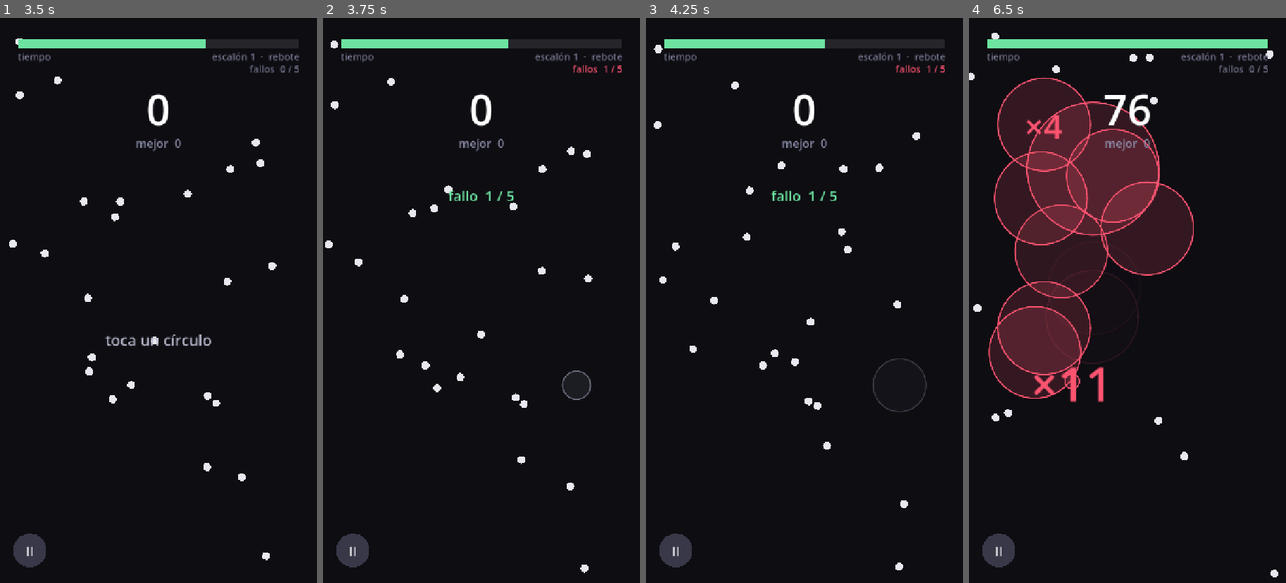
Above: before the commit, frames 1-4 (left to right).
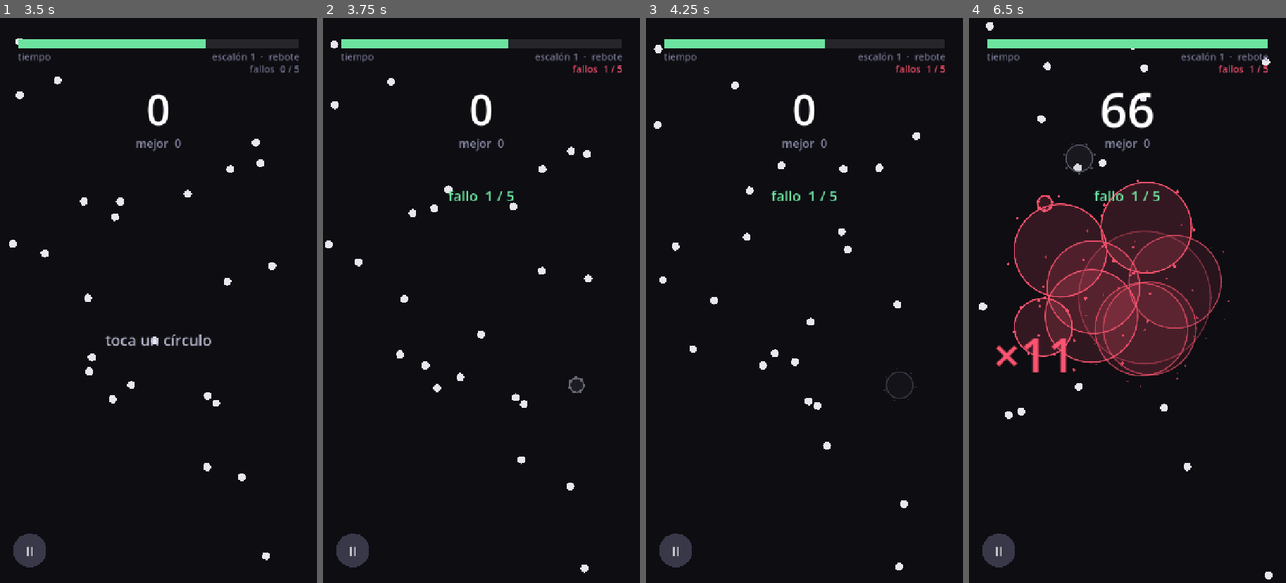
Above: after the commit, the same moments.

Repository: DanyDanny7/yesca
Game: Godot game, scene res://main.tscn
Same seed, same stepped clock (60 frames per second), same inputs: the game is played once before the commit and once after it.
Inputs (mouse positions are in pixels of both pictures, inside the frame that each line leads up to):
- Up to frame 1 (3.5 s): move the mouse to (228, 272) at 0.52 s; click (228, 272) at 0.67 s; move the mouse to (95, 328) at 1.27 s; click (95, 328) at 1.42 s; move the mouse to (190, 176) at 2.02 s; click (190, 176) at 2.17 s; move the mouse to (142, 413) at 2.77 s; click (142, 413) at 2.92 s
- Up to frame 2 (3.75 s): move the mouse to (576, 385) at 3.52 s; click (576, 385) at 3.67 s
- Up to frame 3 (4.25 s): no input
- Up to frame 4 (6.5 s): move the mouse to (1032, 215) at 4.27 s; click (1032, 215) at 4.42 s; move the mouse to (1143, 300) at 5.02 s; click (1143, 300) at 5.17 s; move the mouse to (1079, 159) at 5.77 s; click (1079, 159) at 5.92 s

Frame 1 is identical in both runs. In frame 2, 0.1% of the frame differs, in the area x 75-85%, y 62-68%; in frame 3, 0.2%; in frame 4, 27%, in the area x 0-98%, y 0-100%.

Commit message:
Game feel: hit stop, sacudida, esquirlas, sonido y vibración
Y el área de toque a la mitad (60 a 30 px) por feedback jugando en el teléfono:
a 60 se acertaba sin mirar. Sigue siendo mayor que el círculo pero ya exige
apuntar. El simulador no puede medir esto, porque su jugador apunta perfecto.

Tres errores que cazó medirlo:

El hit stop no existía. 0.010s por eslabón es menos de un frame a 60 fps, así
que se consumía antes de dibujar nada: el test lo pilló congelando 0 frames.
Con 0.035s congela 6, que es el rango habitual de 2 a 4 frames por impacto.

El hit stop regalaba tiempo. Congelaba también el desagüe, así que cada cascada
larga era tiempo gratis y la supervivencia del descuidado subía de 98s a 135s
solo por añadir el efecto. Un recurso visual no debe repartir tiempo de juego.

La sacudida rompía la puntería. El campo se desplaza hasta 20px pero el tap se
comparaba contra las posiciones sin desplazar, así que en plena cascada fallabas
taps que visualmente eran buenos. Con la tolerancia a 30px habría sido muy
visible.

Los cuatro efectos de sonido se generan por síntesis con tools/generar_audio.py
y quedan versionados como código en vez de como binarios opacos. Ocho voces por
turnos, porque con una sola cada eslabón cortaría al anterior y la cascada
sonaría a un clic en vez de a una ráfaga. El tono sube con cada eslabón.

Tras cerrar la fuga: descuidado ~86s y ~252 puntos, bueno al tope de 150s con
~2424. Separación 9.6x.

Co-Authored-By: Claude Opus 5 (1M context) <noreply@anthropic.com>

Diff:
--- a/scripts/explosion.gd
+++ b/scripts/explosion.gd
@@ -12,6 +12,10 @@
 
 const COLOR_ACTIVA := Color("ff5470")
 const COLOR_FALLO := Color("6a6a7a")
+## Esquirlas que salen despedidas. Se dibujan dentro de la propia detonación en
+## vez de como nodos aparte: son siete círculos, no merecen un sistema de
+## partículas ni la basura de nodos que traería en cada eslabón de una cascada.
+const ESQUIRLAS := 7
 
 @export var max_radius: float = 90.0
 @export var grow_time: float = 0.3
@@ -32,6 +36,13 @@
 var finished: bool = false
 
 var _t: float = 0.0
+## Desfase propio: sin esto todas las detonaciones lanzarían las esquirlas en
+## los mismos ángulos y la pantalla se vería como un patrón repetido.
+var _semilla: float = 0.0
+
+
+func _ready() -> void:
+	_semilla = randf() * TAU
 
 
 func _process(delta: float) -> void:
@@ -61,3 +72,10 @@
 
 	draw_circle(Vector2.ZERO, radius, Color(color, 0.16 * fade))
 	draw_arc(Vector2.ZERO, radius, 0.0, TAU, 64, Color(color, fade), 3.0, true)
+
+	# Las esquirlas adelantan al anillo y se encogen: dan la lectura de que algo
+	# ha salido despedido, no solo de que un círculo ha crecido.
+	var avance := radius * (1.0 + 0.28 * (_t / (grow_time + hold_time + decay_time)))
+	for i in ESQUIRLAS:
+		var ang := _semilla + TAU * float(i) / float(ESQUIRLAS)
+		draw_circle(Vector2.from_angle(ang) * avance, 3.5 * fade, Color(color, fade * 0.9))
--- a/scripts/main.gd
+++ b/scripts/main.gd
@@ -35,6 +35,26 @@
 
 ## Movimiento con el que probar, ignorando el del nivel. Es la palanca para
 ## cachear biomas en vivo desde el inspector con el juego corriendo.
+## El game feel no es maquillaje: es donde vive lo pegajoso. Dos juegos con la
+## misma mecánica, uno adictivo y otro muerto, se diferencian solo aquí.
+@export_group("Game feel")
+## Sacudida que añade cada eslabón, y tope para que una cascada larga no
+## convierta la pantalla en una batidora.
+@export var shake_por_eslabon: float = 3.0
+@export var shake_max: float = 20.0
+@export var shake_amortiguacion: float = 9.0
+## Congelación en el impacto, en segundos. Es lo que se lee como "golpe": sin
+## ella la cascada se ve fluida y blanda.
+##
+## El valor tiene un suelo que no es negociable: por debajo de un frame no
+## existe. La primera versión usaba 0.010 s, que a 60 fps es menos de un frame
+## (16.7 ms), así que se consumía entera antes de dibujar nada y no congelaba
+## absolutamente nada. Lo habitual son 2-4 frames por impacto, de ahí 0.035.
+@export var hitstop_por_eslabon: float = 0.035
+@export var hitstop_max: float = 0.10
+@export var sonido: bool = true
+@export var vibracion: bool = true
+
 @export_group("Pruebas")
 @export var forzar_movimiento: bool = false
 @export var movimiento_prueba: Dot.Movimiento = Dot.Movimiento.REBOTE
@@ -43,9 +63,13 @@
 ## Radio de la detonación del círculo que tocas, mayor que el de las
 ## detonaciones en cadena: es el valor de haber apuntado bien.
 @export var tap_radius: float = 150.0
-## Cuánto se perdona la puntería. Un círculo mide 9 px y se mueve; un dedo tapa
-## más de 50. La habilidad a premiar es elegir QUÉ círculo, no la precisión.
-@export var tap_tolerance: float = 60.0
+## Cuánto se perdona la puntería.
+##
+## Empezó en 60 px, calculado para que el dedo no fuera el enemigo. Probado en
+## un teléfono real resultó demasiado indulgente: acertabas sin mirar. A 30 px
+## sigue siendo mayor que el círculo (9 px de radio) pero ya exige apuntar, y
+## el margen de fallos deja de ser decorativo.
+@export var tap_tolerance: float = 30.0
 
 @export_group("Economía de tiempo")
 @export var time_start: float = 10.0
@@ -108,6 +132,17 @@
 ## Índice del selector de pausa que devuelve el control al nivel.
 const AUTO_MOV := 7
 
+const SND_POP := preload("res://audio/pop.wav")
+const SND_FALLO := preload("res://audio/fallo.wav")
+const SND_CADENA := preload("res://audio/cadena.wav")
+const SND_FIN := preload("res://audio/fin.wav")
+## Voces de audio. Una sola cortaría el sonido anterior en cada eslabón, que es
+## justo lo contrario de lo que se quiere en una cascada.
+const VOCES := 8
+## Cada cuántos eslabones suena el premio y vibra el teléfono. Hacerlo en todos
+## sería un zumbido continuo.
+const HITO_CADENA := 5
+
 ## PAUSA va al FINAL a propósito. Insertar un estado en medio desplaza los
 ## índices y rompe tools/simulacion.gd, que ya se quedó girando en vacío una vez
 ## justo por eso.
@@ -204,6 +239,13 @@
 var _record_nuevo: bool = false
 var _fallos: int = 0
 var _stage_shown: int = 1
+var _shake: float = 0.0
+## Congelación pendiente, en segundos.
+var _hitstop: float = 0.0
+var _explosiones_pausadas: bool = false
+var _score_pop: float = 0.0
+var _audio: Array[AudioStreamPlayer] = []
+var _voz: int = 0
 ## Estado al que se vuelve al despausar.
 var _antes_de_pausar: State = State.PLAYING
 ## Selección del menú de pausa: 0..6 son los modos, AUTO_MOV es "el del nivel".
@@ -214,6 +256,10 @@
 	_hud = [_bar_bg, $UI/BarCaption, _stage_label, _fallos_label, _score_label,
 			_best_label, _objetivo_label, _hint_label, _flash_label, _combos_root,
 			_btn_pausa]
+	for i in VOCES:
+		var voz := AudioStreamPlayer.new()
+		add_child(voz)
+		_audio.append(voz)
 	_cargar()
 	_poblar_campo()
 	_ir_a(State.MENU)
@@ -225,6 +271,11 @@
 
 	_prune_cadenas()
 
+	# El reloj sigue corriendo durante el hit stop. Congelarlo también parecía
+	# lo natural, pero convertía un recurso visual en una mecánica: cada cascada
+	# larga regalaba tiempo y la supervivencia del jugador descuidado subía de
+	# 98 s a 135 s. Sesenta milisegundos de desagüe son imperceptibles; el regalo
+	# no lo era.
 	if _state == State.PLAYING:
 		_elapsed += delta
 		_time_left -= delta * _drain_rate()
@@ -232,8 +283,15 @@
 	# En MENU y SELECT el campo sigue vivo de fondo: una pantalla de inicio con
 	# el juego moviéndose detrás se siente despierta, y además enseña la
 	# mecánica antes de que el jugador toque nada.
+	# El hit stop congela el mundo unos frames en el impacto. Se pausan también
+	# las detonaciones, o seguirían creciendo durante la congelación y el golpe
+	# se perdería.
+	if _hitstop > 0.0:
+		_hitstop -= delta
+	_sincronizar_congelacion()
+
 	# En pausa el mundo se congela igual que al morir: no se llama a _mover_dots.
-	if _mundo_activo():
+	if _mundo_activo() and _hitstop <= 0.0:
 		_mover_dots(delta)
 		_check_catches()
 		_check_cleared()
@@ -250,6 +308,9 @@
 			# La muerte solo ocurre con el tablero quieto, así que un último tap
 			# desesperado todavía puede salvarte si atrapa algo.
 			_perder("SE ACABÓ EL TIEMPO")
+
+	_aplicar_shake(delta)
+	_score_pop = maxf(0.0, _score_pop - delta * 4.0)
 
 	if _flash_left > 0.0:
 		_flash_left -= delta
@@ -389,11 +450,17 @@
 ## El tap acertado cuesta `tap_cost`; el fallado cuesta menos pero suma al
 ## contador de fallos, que es su castigo principal.
 func _tap(pos: Vector2) -> void:
-	var objetivo := _dot_mas_cercano(pos)
+	# El campo se desplaza con la sacudida, así que el dedo hay que llevarlo al
+	# mismo sistema de coordenadas. Sin esto, en plena cascada fallarías taps
+	# que visualmente eran buenos.
+	var mundo := pos - _dots_root.position
+	var objetivo := _dot_mas_cercano(mundo)
 
 	if objetivo == null:
 		_time_left -= miss_cost
-		_spawn_effect(pos)
+		_spawn_effect(mundo)
+		_sonar(SND_FALLO)
+		_vibrar(45)
 		_fallos += 1
 		if _mode == Mode.CAMPANA and Niveles.exige_limpieza(_nivel):
 			_perder("UN FALLO Y SE ACABÓ")
@@ -405,6 +472,7 @@
 
 	_time_left -= tap_cost
 	_fallos = 0
+	_vibrar(12)
 
 	# Un tap ARRANCA su propia cadena. No continúa la que hubiera en curso ni la
 	# corta: las dos conviven y se propagan en paralelo, cada una con su
@@ -451,6 +519,17 @@
 	_score += n
 	_best_cascade = maxi(_best_cascade, n)
 	_time_left = minf(time_max, _time_left + reward_base + reward_step * (n - 1))
+
+	_shake = minf(shake_max, _shake + shake_por_eslabon)
+	_hitstop = minf(hitstop_max, _hitstop + hitstop_por_eslabon)
+	_score_pop = 1.0
+	# El tono sube con cada eslabón. Es el truco más viejo del género y sigue
+	# siendo el que más se nota: convierte una ráfaga de clics en una escala que
+	# va subiendo, y da ganas de alargarla solo por oírla.
+	_sonar(SND_POP, clampf(0.85 + 0.075 * float(n - 1), 0.85, 2.4))
+	if n % HITO_CADENA == 0:
+		_sonar(SND_CADENA, 1.0, -4.0)
+		_vibrar(30)
 
 
 ## Detección de contagios por distancia, no con Area2D: con ~25 puntos el coste
@@ -723,6 +802,44 @@
 	return alive
 
 
+## La sacudida se aplica moviendo los contenedores del campo, no una cámara.
+##
+## Así el HUD se queda quieto, que es lo correcto: sacudir los números los hace
+## ilegibles justo en el momento en que el jugador quiere leerlos.
+func _aplicar_shake(delta: float) -> void:
+	_shake = maxf(0.0, _shake - _shake * shake_amortiguacion * delta - 0.4 * delta)
+	var off := Vector2(randf_range(-1.0, 1.0), randf_range(-1.0, 1.0)) * _shake
+	_dots_root.position = off
+	_explosions_root.position = off
+
+
+func _sincronizar_congelacion() -> void:
+	var congelado := _hitstop > 0.0
+	if congelado == _explosiones_pausadas:
+		return
+	_explosiones_pausadas = congelado
+	_explosions_root.process_mode = Node.PROCESS_MODE_DISABLED if congelado 		else Node.PROCESS_MODE_INHERIT
+
+
+## Reparte los sonidos entre varias voces por turnos. Con una sola, cada eslabón
+## cortaría al anterior y la cascada sonaría a un único clic en vez de a una
+## ráfaga.
+func _sonar(stream: AudioStream, pitch: float = 1.0, volumen: float = 0.0) -> void:
+	if not sonido or _audio.is_empty():
+		return
+	var voz := _audio[_voz]
+	_voz = (_voz + 1) % _audio.size()
+	voz.stream = stream
+	voz.pitch_scale = pitch
+	voz.volume_db = volumen
+	voz.play()
+
+
+func _vibrar(ms: int) -> void:
+	if vibracion:
+		Input.vibrate_handheld(ms)
+
+
 func _flash(texto: String) -> void:
 	_flash_label.text = texto
 	_flash_left = FLASH_TIME
@@ -739,6 +856,9 @@
 
 
 func _perder(motivo: String) -> void:
+	_sonar(SND_FIN)
+	_vibrar(160)
+	_shake = shake_max
 	_over_title.text = motivo
 	_congelar()
 	if _mode == Mode.SIN_FIN:
@@ -750,6 +870,8 @@
 
 
 func _ganar() -> void:
+	_sonar(SND_CADENA, 1.25)
+	_vibrar(60)
 	_congelar()
 	if _nivel + 1 > _nivel_max:
 		_nivel_max = mini(_nivel + 1, Niveles.total() - 1)
@@ -774,6 +896,9 @@
 	_respawn_timer = _respawn_interval()
 	_field_was_empty = false
 	_flash_left = 0.0
+	_shake = 0.0
+	_hitstop = 0.0
+	_score_pop = 0.0
 	_stage_shown = _stage()
 	_ir_a(State.READY)
 
@@ -913,6 +1038,11 @@
 		return
 
 	_score_label.text = str(_score)
+	# El marcador da un golpe de escala en cada punto. Es lo que hace que subir
+	# se sienta como algo que pasa, y no como un número que cambia.
+	_score_label.pivot_offset = _score_label.size * 0.5
+	var punch := 1.0 + 0.18 * _score_pop * _score_pop
+	_score_label.scale = Vector2(punch, punch)
 	_hint_label.visible = _state == State.READY
 
 	if _mode == Mode.CAMPANA:
Not shown, added: audio/cadena.wav.import
Not shown, added: audio/fallo.wav.import
Not shown, added: audio/fin.wav.import
Not shown, added: audio/pop.wav.import
Not shown, changed: README.md
Not shown, added: audio/cadena.wav
Not shown, added: audio/fallo.wav
Not shown, added: audio/fin.wav
Not shown, added: audio/pop.wav
Not shown, added: contexto/10-game-feel.md
Not shown, changed: contexto/README.md
Not shown, added: tools/generar_audio.py
